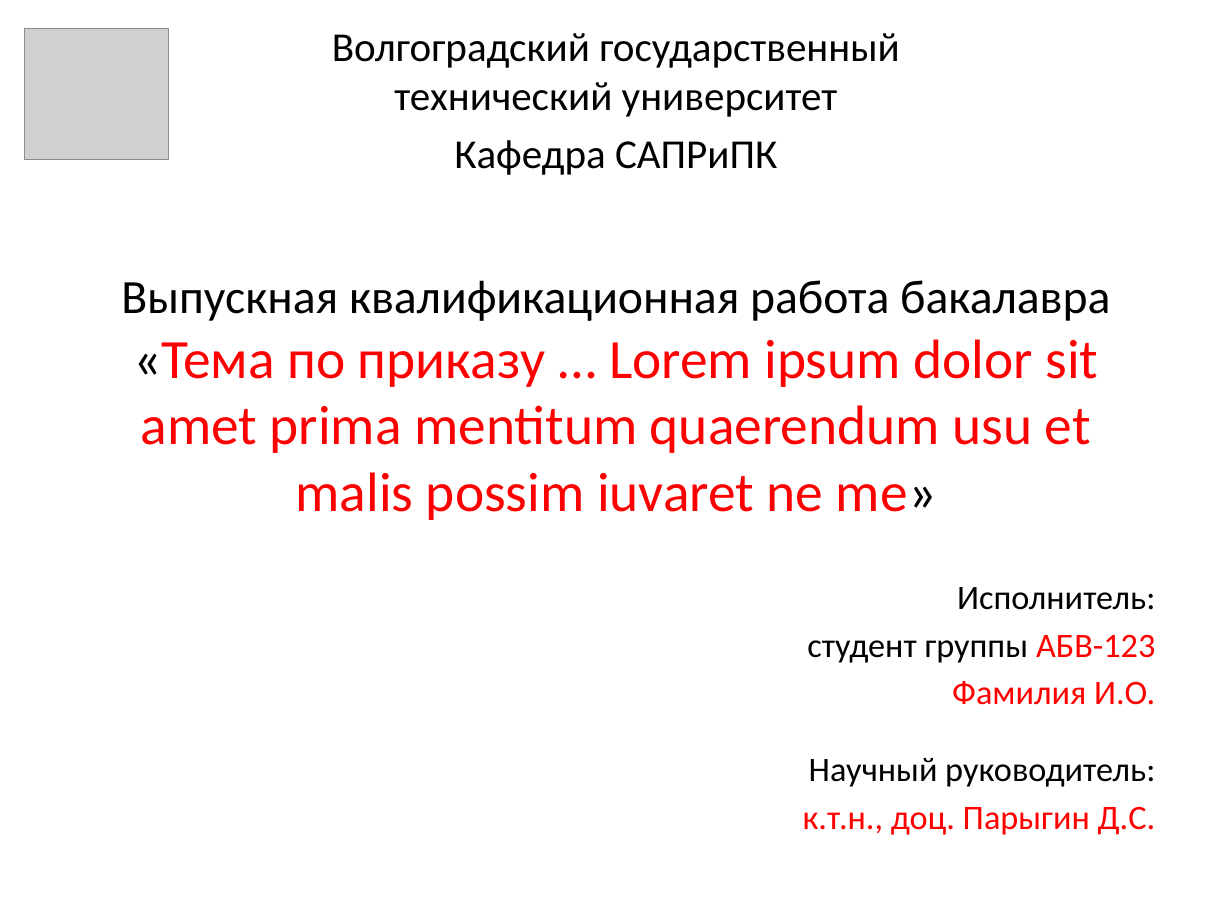
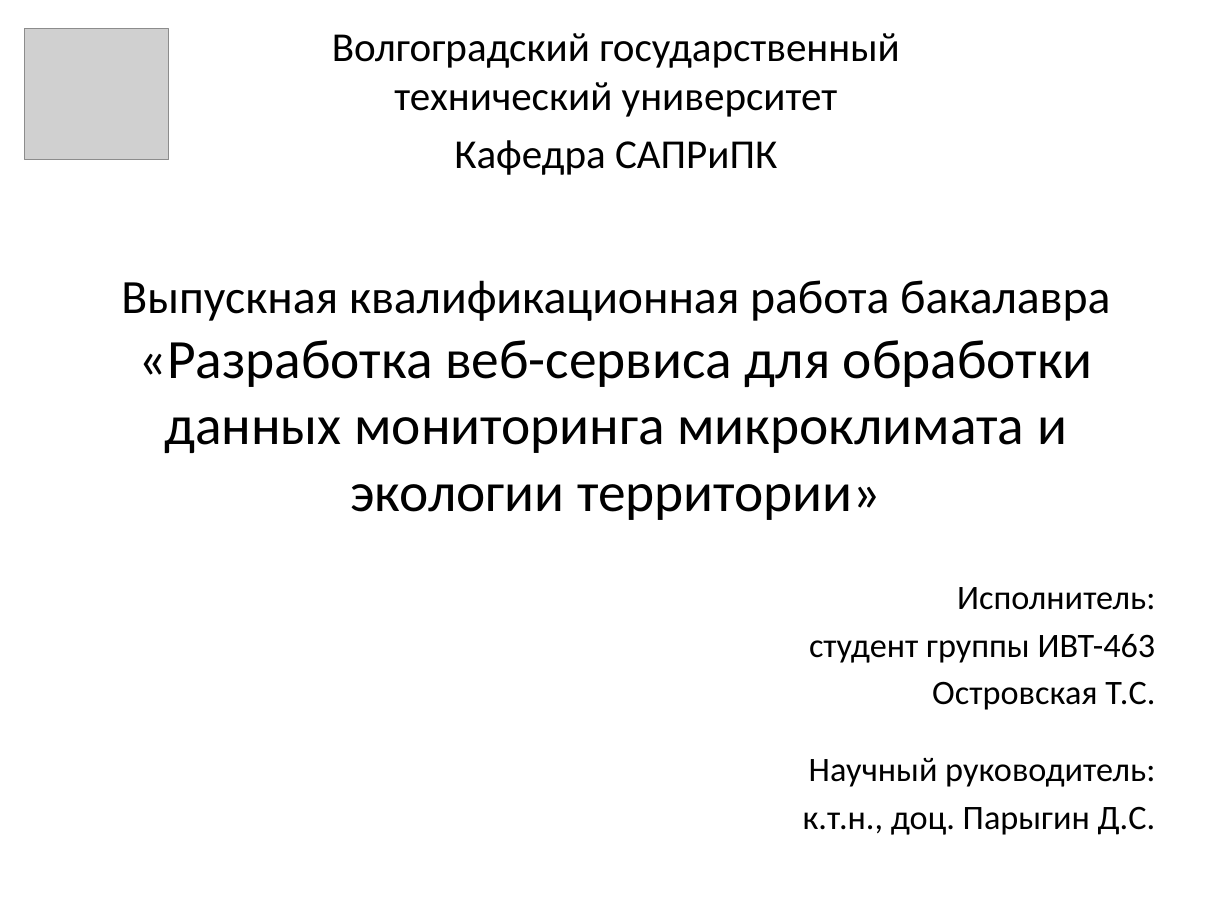
Before and after one commit to ostaaaaat/monitoring, a slide deck: slide 1 of 3 [Презентация].pptx. Drawn at 1232x924 pixels with LibreOffice and Linux fonts; fonts in the diff are those of the drawing; grey boxes stand for pictures. Boxes give left, top, right and bottom in pixels: in the first picture for what was removed or moved away, otherwise in the second. Text is boxed around its words. In the diff, an @@ line names an element or a change of style, - is before the commit and + after.

```diff
--- a/3 [Презентация].pptx
+++ b/3 [Презентация].pptx
@@ title at (121, 280, 1110, 520): text changed; text colour #FF0000 to #000000 @@
-Выпускная квалификационная работа бакалавра
-«Тема по приказу … Lorem ipsum dolor sit amet prima mentitum quaerendum usu et malis possim iuvaret ne me»
+Выпускная квалификационная работа бакалавра
+«Разработка веб-сервиса для обработки данных мониторинга микроклимата и экологии территории»
@@ text at (809, 634, 1156, 710): text changed; text colour #FF0000 to #000000 @@
-студент группы АБВ-123
-Фамилия И.О.
+студент группы ИВТ-463
+Островская Т.С.
@@ text at (803, 806, 1156, 835): text colour #FF0000 to #000000 in "к.т.н., доц. Парыгин Д.С." @@
```
Also in this commit, not shown: 10 other slides changed, 7 slides added, 8 slides removed.
